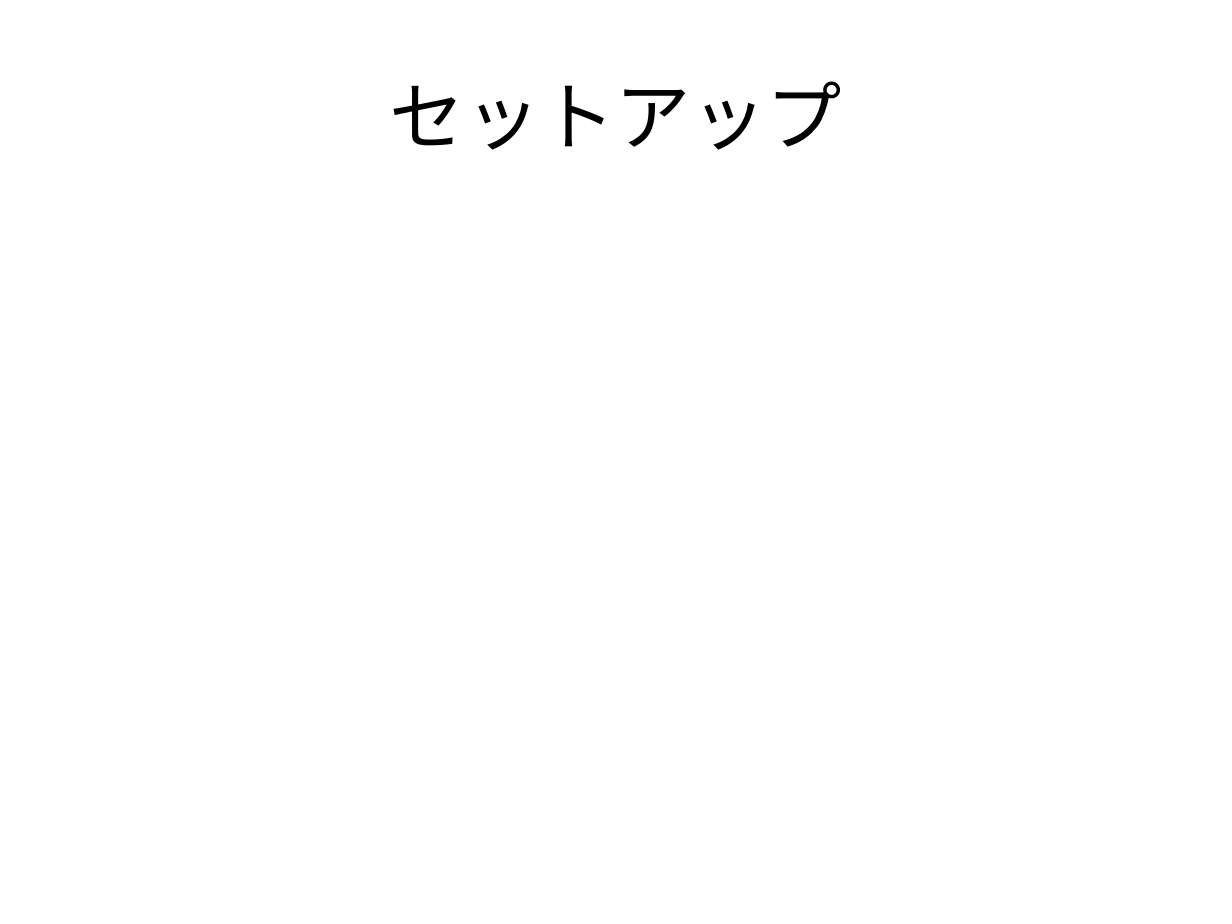
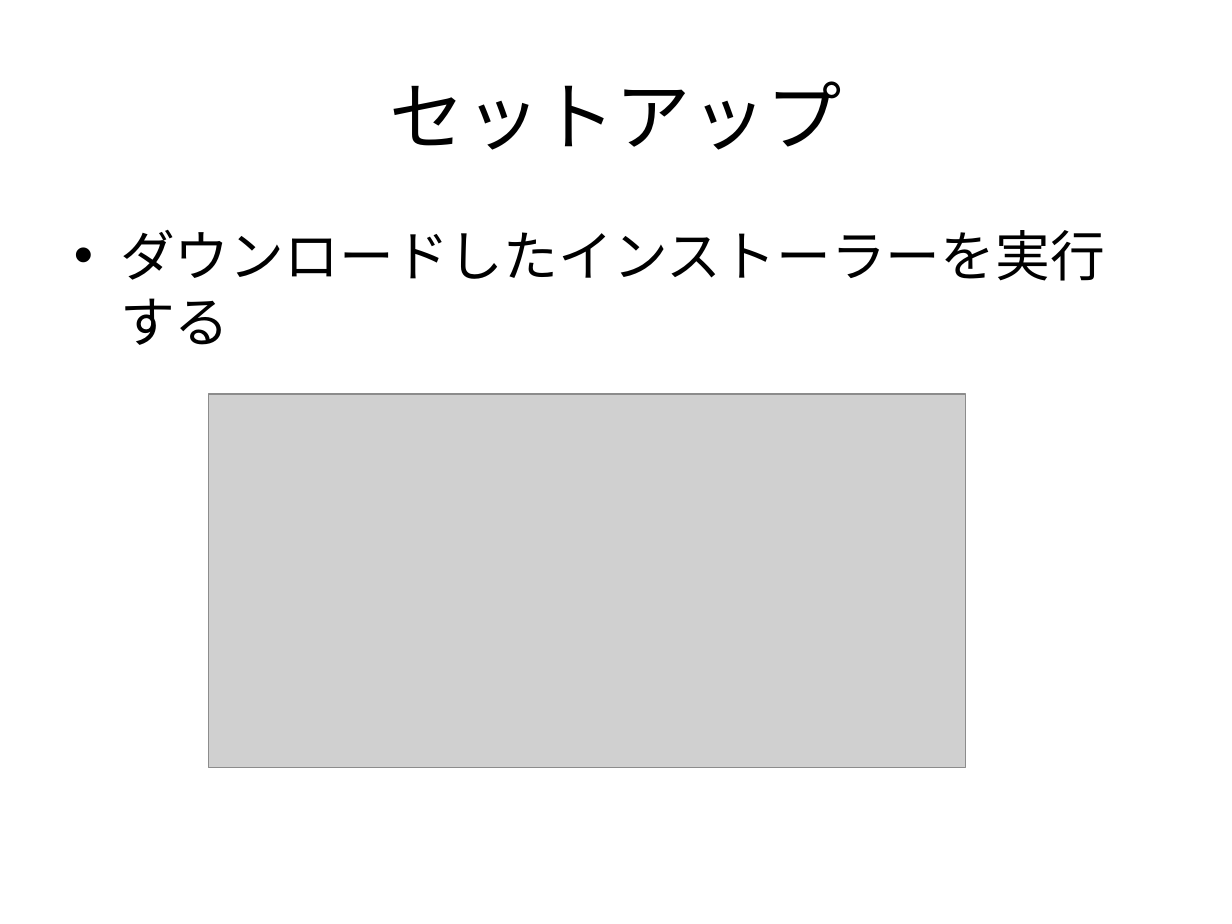
Before and after one commit to orochitungus/madoka_BAW, a slide deck: slide 7 of 講座資料/ゲーム開発講座２.pptx. Drawn at 1232x924 pixels with LibreOffice and Linux fonts; fonts in the diff are those of the drawing; grey boxes stand for pictures. Boxes give left, top, right and bottom in pixels: in the first picture for what was removed or moved away, otherwise in the second. Text is boxed around its words. In the diff, an @@ line names an element or a change of style, - is before the commit and + after.

Commit message:
資料2をアップ

```diff
--- a/講座資料/ゲーム開発講座２.pptx
+++ b/講座資料/ゲーム開発講座２.pptx
@@ text added at (x1=120, y1=230, x2=1105, y2=281), 32 pt, text #000000 @@
+• ダウンロードしたインストーラーを実行する
@@ picture added at (x1=208, y1=394, x2=966, y2=768) @@
```
Also in this commit, not shown: 15 slides added.
